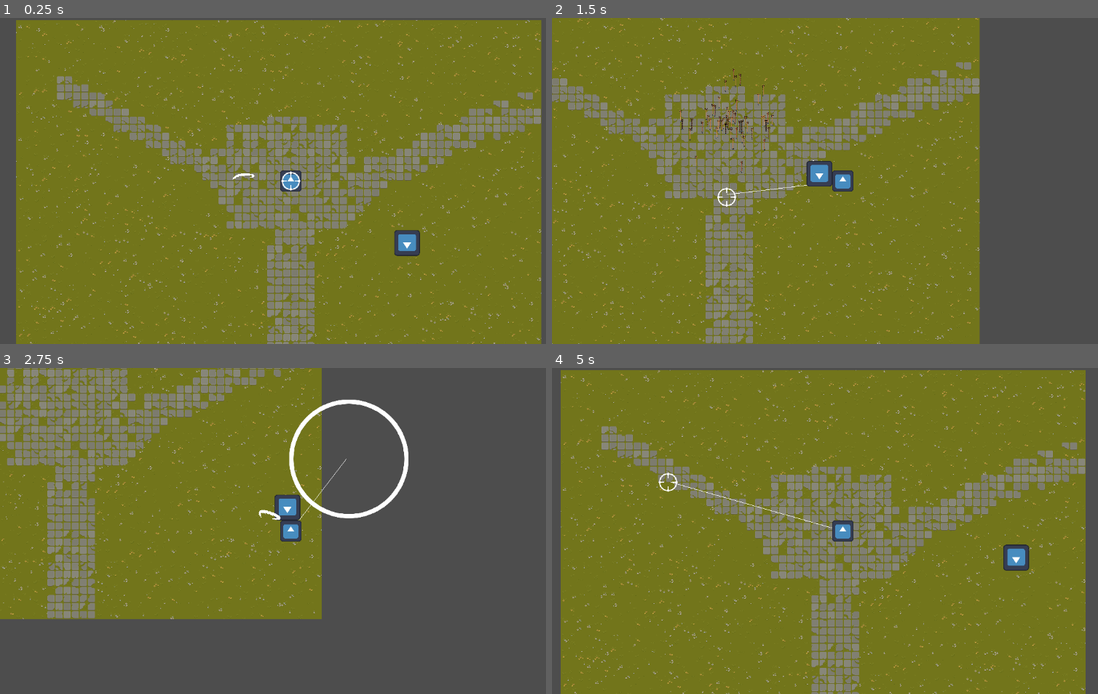
Above: before the commit, frames 1-4 (two rows, left to right).
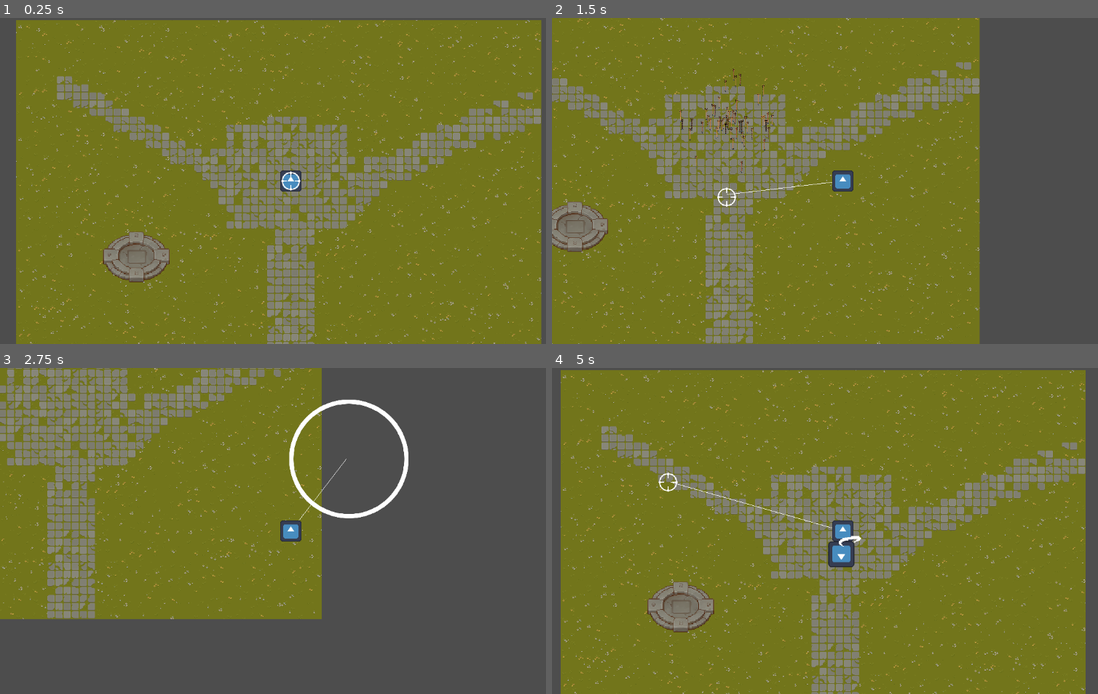
Above: after the commit, the same moments.

Repository: tortoise501/DNS-game
Game: Godot game, scene res://scenes/world.tscn
Two runs of this game, one before a commit and one after it. Both use one fixed random seed, a clock stepped at 60 frames per second and the inputs below. The engine's default icon, where the game draws it, is replaced by a stand-in: a white triangle on a blue panel in a dark square.
Inputs (mouse positions are in pixels of both pictures, inside the frame that each line leads up to):
- Up to frame 1 (0.25 s): no input
- Up to frame 2 (1.5 s): move the mouse to (972, 164) at 0.52 s; hold Right (ui_right) 0.53-1.28 s; tap 1 (ability_1) at 0.6 s; move the mouse to (726, 197) at 1.27 s; hold Down (ui_down) from 1.28 s (still down); click (726, 197) at 1.35 s
- Up to frame 3 (2.75 s): move the mouse to (349, 459) at 2.02 s; release Down (ui_down) at 2.03 s; hold Right (ui_right) from 2.03 s (still down); tap 1 (ability_1) at 2.1 s
- Up to frame 4 (5 s): move the mouse to (814, 596) at 2.77 s; release Right (ui_right) at 2.78 s; hold Up (ui_up) 2.78-3.53 s; click (814, 596) at 2.85 s; move the mouse to (1016, 579) at 3.52 s; hold Left (ui_left) from 3.53 s (still down); tap 1 (ability_1) at 3.6 s; move the mouse to (666, 482) at 4.27 s; click (666, 482) at 4.35 s

The runs differ from the first frame. In frame 1, 1.8% of the frame differs, in the area x 18-77%, y 47-82%; in frame 2, 1.6%; in frame 3, 0.4%; in frame 4, 2.2%, in the area x 17-88%, y 51-82%.

Commit message:
enemy spawner

Diff:
--- a/game_controller.gd
+++ b/game_controller.gd
@@ -1,6 +1,12 @@
 extends Node2D
 
 @onready var player = $Player
+
+@onready var enemy_spawners = [$EnemySpawnerSW]
+
+#TEST ONLY
+var time_between_enemy_spawn = 5000 #msec
+var last_time_enemy_spawn = 0
 
 # Called when the node enters the scene tree for the first time.
 func _ready() -> void:
@@ -9,4 +15,7 @@
 
 # Called every frame. 'delta' is the elapsed time since the previous frame.
 func _process(delta: float) -> void:
+	if last_time_enemy_spawn + time_between_enemy_spawn < Time.get_ticks_msec():
+		enemy_spawners[0].spawn_enemy()
+		last_time_enemy_spawn = Time.get_ticks_msec()
 	pass
--- /dev/null
+++ b/prefabs/enemy_spawner/enemy_spawner.gd
@@ -0,0 +1,24 @@
+extends Node2D
+
+var spawn_radius = 100
+var spawn_amout = 1
+
+@onready var enemy_pref = preload("res://prefabs/Enemy/enemy.tscn")
+
+
+# Called when the node enters the scene tree for the first time.
+func _ready() -> void:
+	pass # Replace with function body.
+
+
+# Called every frame. 'delta' is the elapsed time since the previous frame.
+func _process(delta: float) -> void:
+	pass
+
+func spawn_enemy():
+	for enemy_i in range(spawn_amout):
+		var angle = randf_range(0,360)
+		var distance = randf_range(0, spawn_radius)
+		var enemy_instance: CharacterBody2D = enemy_pref.instantiate()
+		enemy_instance.global_position = global_position + Vector2(distance,0).rotated(angle)
+		get_node("/root/Node2D").add_child(enemy_instance)
--- /dev/null
+++ b/prefabs/enemy_spawner/enemy_spawner.tscn
@@ -0,0 +1,14 @@
+[gd_scene load_steps=3 format=3 uid="uid://70l54w7mbusj"]
+
+[ext_resource type="Script" uid="uid://cupkoka6ksh2i" path="res://prefabs/enemy_spawner/enemy_spawner.gd" id="1_cymij"]
+[ext_resource type="Texture2D" uid="uid://r1608mgv3g5k" path="res://terrain/Texture/TX Props.png" id="2_cwjpk"]
+
+[node name="EnemySpawner" type="Node2D"]
+scale = Vector2(1.4, 1.4)
+script = ExtResource("1_cymij")
+
+[node name="Sprite2D" type="Sprite2D" parent="."]
+texture_filter = 1
+texture = ExtResource("2_cwjpk")
+region_enabled = true
+region_rect = Rect2(353, 269, 94, 72)
--- a/scenes/world.tscn
+++ b/scenes/world.tscn
@@ -1,12 +1,11 @@
-[gd_scene load_steps=12 format=4 uid="uid://dvy455l0dj152"]
+[gd_scene load_steps=11 format=4 uid="uid://dvy455l0dj152"]
 
 [ext_resource type="Texture2D" uid="uid://cd71dakifp3hg" path="res://terrain/Texture/TX Tileset Grass.png" id="1_4wyf3"]
 [ext_resource type="Script" uid="uid://bf4ungj1swrb2" path="res://game_controller.gd" id="1_71j4m"]
 [ext_resource type="Texture2D" uid="uid://gjputo8nbleo" path="res://terrain/Texture/TX Tileset Stone Ground.png" id="2_k0juu"]
 [ext_resource type="PackedScene" uid="uid://ck2j0at6nwwml" path="res://prefabs/player/player.tscn" id="3_71j4m"]
 [ext_resource type="PackedScene" uid="uid://bu60bsxaki8mw" path="res://prefabs/aim_point/aim_point.tscn" id="4_k0juu"]
-[ext_resource type="PackedScene" uid="uid://8qhxwle63jvq" path="res://prefabs/Enemy/enemy.tscn" id="6_qfnet"]
-[ext_resource type="PackedScene" uid="uid://bf750vtojxrbe" path="res://prefabs/enemy_attack/attack.tscn" id="7_i7141"]
+[ext_resource type="PackedScene" uid="uid://70l54w7mbusj" path="res://prefabs/enemy_spawner/enemy_spawner.tscn" id="6_qfnet"]
 
 [sub_resource type="TileSetAtlasSource" id="TileSetAtlasSource_4d63b"]
 texture = ExtResource("1_4wyf3")
@@ -498,8 +497,5 @@
 scale = Vector2(0.6, 0.6)
 navigation_polygon = SubResource("NavigationPolygon_k0juu")
 
-[node name="Enemy" parent="." instance=ExtResource("6_qfnet")]
-position = Vector2(251, 133)
-
-[node name="Area2D" parent="." instance=ExtResource("7_i7141")]
-position = Vector2(-93, 3)
+[node name="EnemySpawnerSW" parent="." instance=ExtResource("6_qfnet")]
+position = Vector2(-306, 151)
Not shown, added: prefabs/enemy_spawner/enemy_spawner.gd.uid
